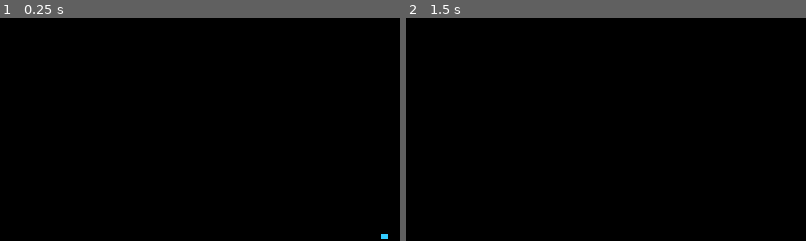
Above: before the commit, frames 1-2 (left to right).
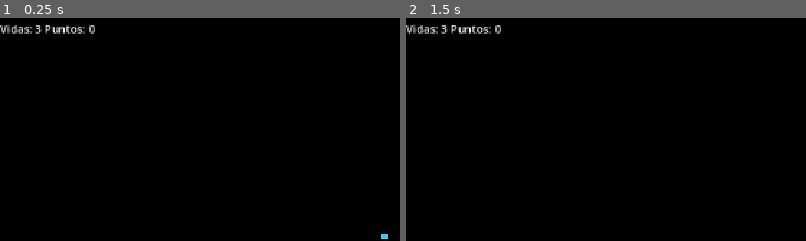
Above: after the commit, the same moments.

Repository: UnCompa/dodge-the-beat
Game: Godot game, scene res://escenas/escena_principal/escena_principal.tscn
Two runs of this game, one before a commit and one after it. Both use one fixed random seed, a clock stepped at 60 frames per second and the inputs below. Sound files missing from this copy of the repository are replaced by a short silence.
Inputs:
- Up to frame 1 (0.25 s): no input
- Up to frame 2 (1.5 s): tap Enter (ui_accept) at 0.5, 0.77, 1.25 s; hold Right (ui_right) 0.53-1.28 s; hold Down (ui_down) from 1.28 s (still down)
The pictures show only the part of the screen within x 0-50%, y 0-50%; the shares and areas given below are measured in that part.

The runs differ from the first frame. In frame 1, 0.6% of the frame differs, in the area x 0-24%, y 2-8%; in frame 2, 0.6%.

Commit message:
feat: adding gamemanager state

Diff:
--- a/escenas/escena_principal/escena_principal.tscn
+++ b/escenas/escena_principal/escena_principal.tscn
@@ -5,6 +5,7 @@
 [ext_resource type="Script" uid="uid://d3ma2qksq6rpw" path="res://escenas/escena_principal/camera_2d.gd" id="2_snxy5"]
 [ext_resource type="PackedScene" uid="uid://dqxg0m6u758t3" path="res://escenas/spawner/spawner.tscn" id="3_yoxmf"]
 [ext_resource type="AudioStream" uid="uid://dyqhbjhmopc5m" path="res://music/jakob_welik-we-own-the-night-463855.mp3" id="4_sbgap"]
+[ext_resource type="Script" uid="uid://bnbjtfwo2mx37" path="res://escenas/escena_principal/hud.gd" id="6_y7kll"]
 
 [node name="EscenaPrincipal" type="Node2D" unique_id=1234830979]
 script = ExtResource("1_rrast")
@@ -12,6 +13,22 @@
 [node name="Camera2D" type="Camera2D" parent="." unique_id=1639451654]
 limit_smoothed = true
 script = ExtResource("2_snxy5")
+
+[node name="CanvasLayer" type="CanvasLayer" parent="Camera2D" unique_id=2036423833]
+layer = 4
+script = ExtResource("6_y7kll")
+
+[node name="HBoxContainer" type="HBoxContainer" parent="Camera2D/CanvasLayer" unique_id=1104705120]
+offset_right = 40.0
+offset_bottom = 40.0
+
+[node name="LivesLabel" type="Label" parent="Camera2D/CanvasLayer/HBoxContainer" unique_id=954994106]
+layout_mode = 2
+text = "VIDAS: 0"
+
+[node name="ScoreLabel" type="Label" parent="Camera2D/CanvasLayer/HBoxContainer" unique_id=1679156909]
+layout_mode = 2
+text = "VIDAS: 0"
 
 [node name="Player" parent="." unique_id=1616885226 instance=ExtResource("1_pdctq")]
 position = Vector2(-22, 26)
--- /dev/null
+++ b/escenas/escena_principal/hud.gd
@@ -0,0 +1,27 @@
+# hud.gd
+extends CanvasLayer
+
+@onready var lives_label = $HBoxContainer/LivesLabel
+@onready var score_label = $HBoxContainer/ScoreLabel
+
+func _ready() -> void:
+	# Conectamos las señales del Singleton
+	GameManager.lives_changed.connect(_on_lives_changed)
+	GameManager.score_changed.connect(_on_score_changed)
+	GameManager.game_over.connect(_on_game_over)
+
+	# Inicializar textos
+	_on_lives_changed(GameManager.current_lives)
+	_on_score_changed(GameManager.score)
+
+func _on_lives_changed(lives: int) -> void:
+	lives_label.text = "Vidas: " + str(lives)
+	# Podrías añadir una animación aquí de "daño" en la UI
+
+func _on_score_changed(score: int) -> void:
+	score_label.text = "Puntos: " + str(score)
+
+func _on_game_over() -> void:
+	# Mostrar pantalla de Game Over
+	#$GameOverPanel.show()
+	pass
--- a/escenas/player/character_body_2d.gd
+++ b/escenas/player/character_body_2d.gd
@@ -48,10 +48,12 @@
 var base_polygon: PackedVector2Array  # Forma base del polígono
 
 func _ready() -> void:
-	current_lives = max_lives  ### NUEVO: Inicializar vidas ###
+	#current_lives = max_lives  ### NUEVO: Inicializar vidas ###
 	create_player_shape()
 	create_trail_particles()
 	add_to_group('player')
+
+	#GameManager.lives_changed.connect(_on_lives_changed)
 
 func create_player_shape() -> void:
 	var size := 10.0
@@ -158,13 +160,13 @@
 
 ### NUEVO: Función para recibir daño ###
 func take_damage() -> void:
-	if is_invulnerable or current_lives <= 0:
+	if is_invulnerable or GameManager.current_lives <= 0:
 		return
 
-	current_lives -= 1
+	GameManager.current_lives -= 1
 	print("Vidas restantes: ", current_lives)  # Debug
 
-	if current_lives <= 0:
+	if GameManager.current_lives <= 0:
 		game_over()
 	else:
 		start_invulnerability()
--- a/project.godot
+++ b/project.godot
@@ -15,9 +15,21 @@
 config/features=PackedStringArray("4.6", "GL Compatibility")
 config/icon="res://icon.svg"
 
+[audio]
+
+buses/default_bus_layout="uid://di24ffmc33uoy"
+
+[autoload]
+
+GameManager="*uid://c2qqybqqxwvdm"
+
 [display]
 
 window/stretch/mode="canvas_items"
+
+[editor]
+
+version_control/autoload_on_startup=true
 
 [physics]
 
--- a/scripts/spawner.gd
+++ b/scripts/spawner.gd
@@ -124,6 +124,8 @@
 		for i in range(per_side):
 			_spawn_single(side, bounds, speed_mult, should_accelerate, magnitude)
 
+	GameManager.add_score(1)
+
 func _spawn_single(side: SpawnSide, bounds: Rect2, speed_mult: float, should_accelerate: bool, magnitude: float) -> void:
 	var obstacle = obstacle_scene.instantiate()
 
--- /dev/null
+++ b/sprites/game_manager.gd
@@ -0,0 +1,33 @@
+# game_manager.gd
+extends Node
+
+# Señales para que la UI y otros nodos se enteren de los cambios
+signal lives_changed(new_lives)
+signal score_changed(new_score)
+signal game_over
+signal game_started
+
+@export var max_lives: int = 3
+
+var current_lives: int = 3:
+	set(value):
+		current_lives = clamp(value, 0, max_lives)
+		lives_changed.emit(current_lives)
+		if current_lives <= 0:
+			game_over.emit()
+
+var score: int = 0:
+	set(value):
+		score = value
+		score_changed.emit(score)
+
+func _ready() -> void:
+	reset_game()
+
+func reset_game() -> void:
+	current_lives = max_lives
+	score = 0
+	game_started.emit()
+
+func add_score(amount: int) -> void:
+	score += amount
Not shown, added: escenas/escena_principal/hud.gd.uid
Not shown, added: sprites/game_manager.gd.uid
